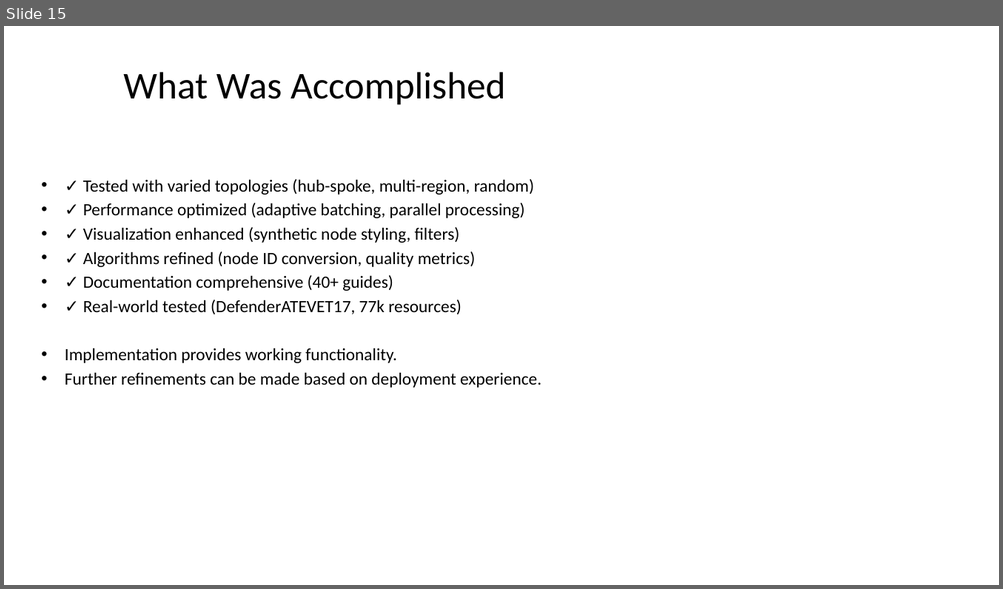
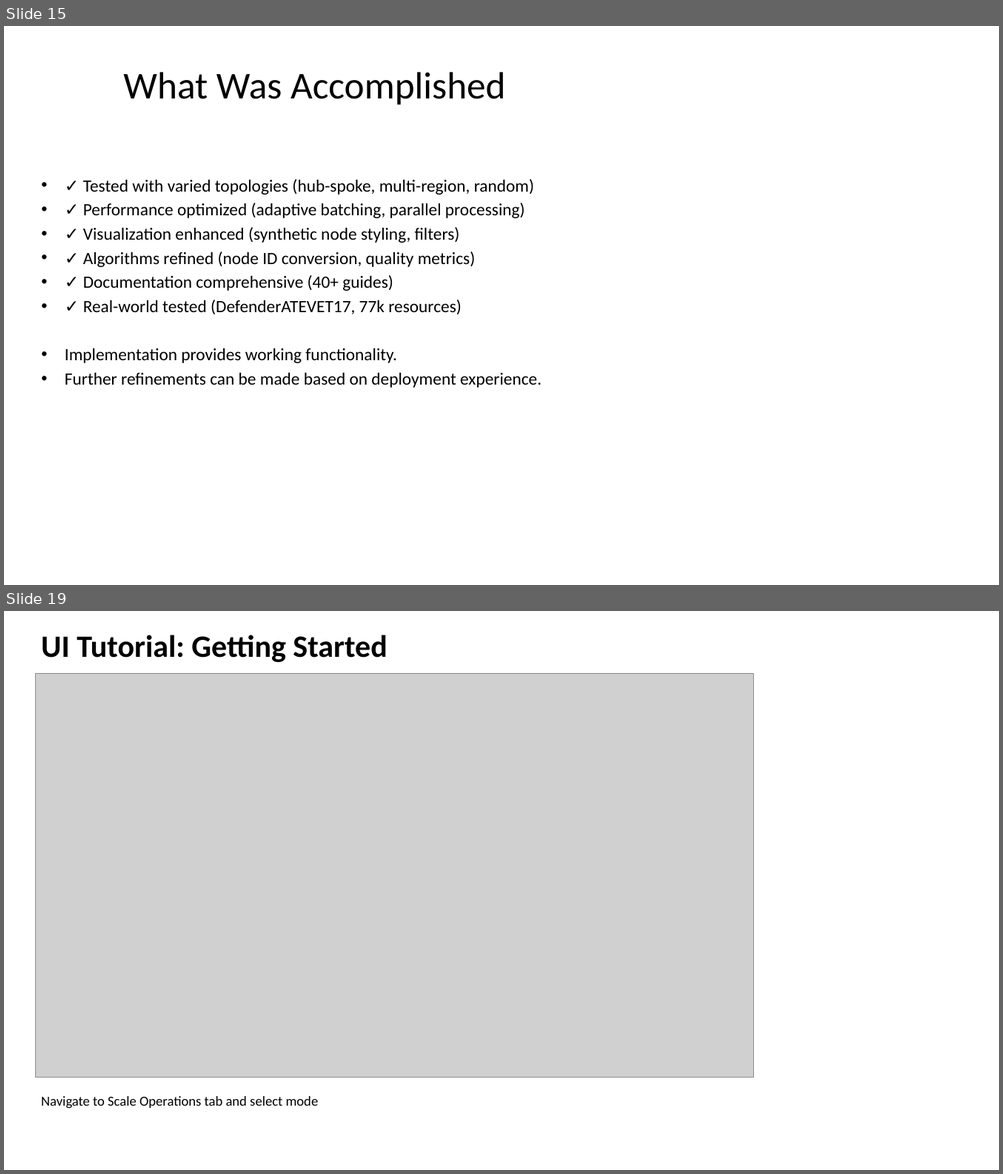
Before and after one commit to rysweet/azure-tenant-grapher, a slide deck: Scale_Operations_Implementation.pptx. Shown one above the other, each under a label of ours: slide 15 before the commit, slides 15 and 19 after it; the slides between them are not shown. The pictures are 1003x589 and 1003x1174 pixels, drawn with LibreOffice and Linux fonts; fonts in the diff are those of the drawing; grey boxes stand for pictures. Boxes give left, top, right and bottom in pixels: in the first picture for what was removed or moved away, otherwise in the second. Text is boxed around its words. In the diff, an @@ line names an element or a change of style, - is before the commit and + after.

```diff
--- a/Scale_Operations_Implementation.pptx
+++ b/Scale_Operations_Implementation.pptx
@@ slide 19 added at <box>4,611,999,1170</box>, background #FFFFFF @@
@@ text added at <box>41,635,387,662</box>, 36 pt, text #000000, bold @@
+UI Tutorial: Getting Started
@@ picture added at <box>35,673,754,1077</box> @@
@@ text added at <box>41,1096,318,1109</box>, 16 pt, text #000000 @@
+Navigate to Scale Operations tab and select mode
```
Also in this commit, not shown: 10 other slides added.
